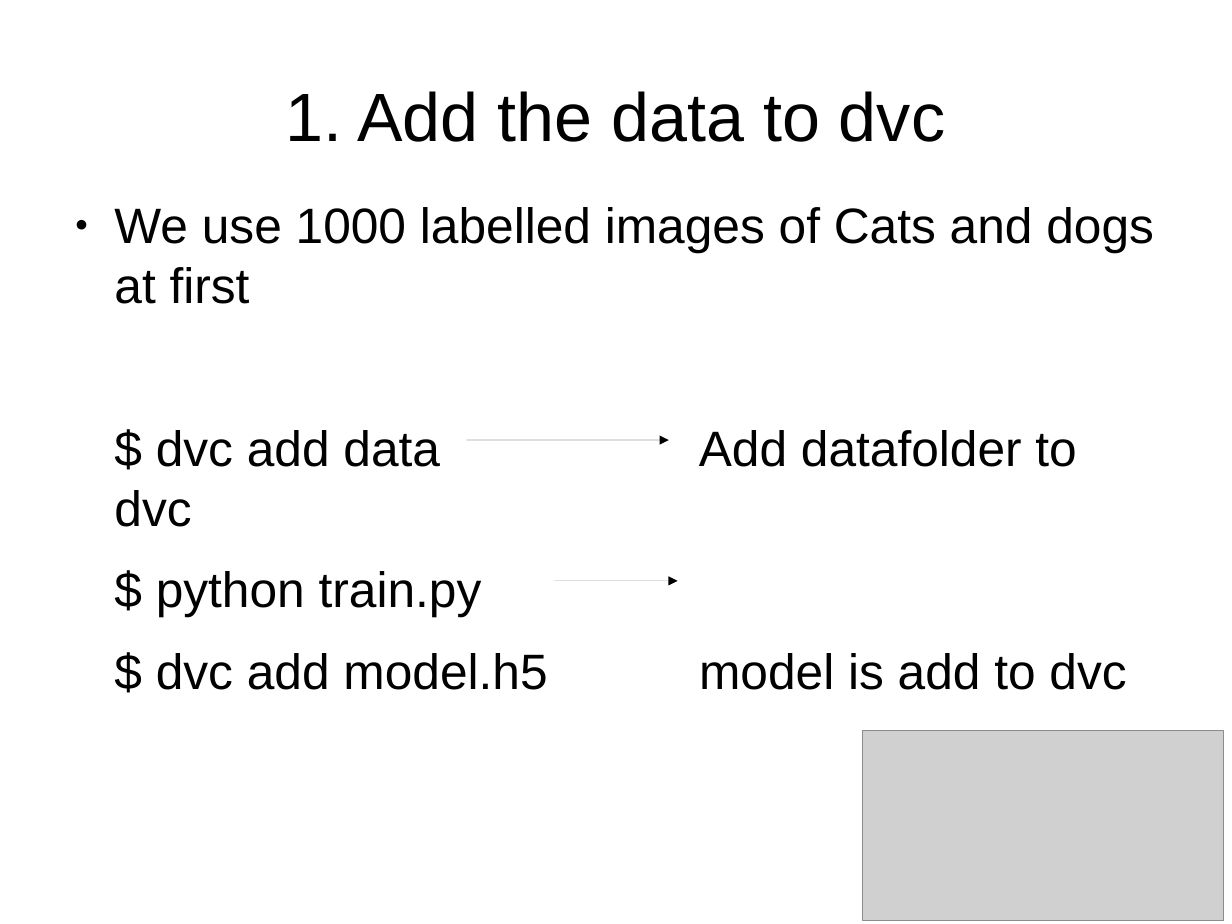
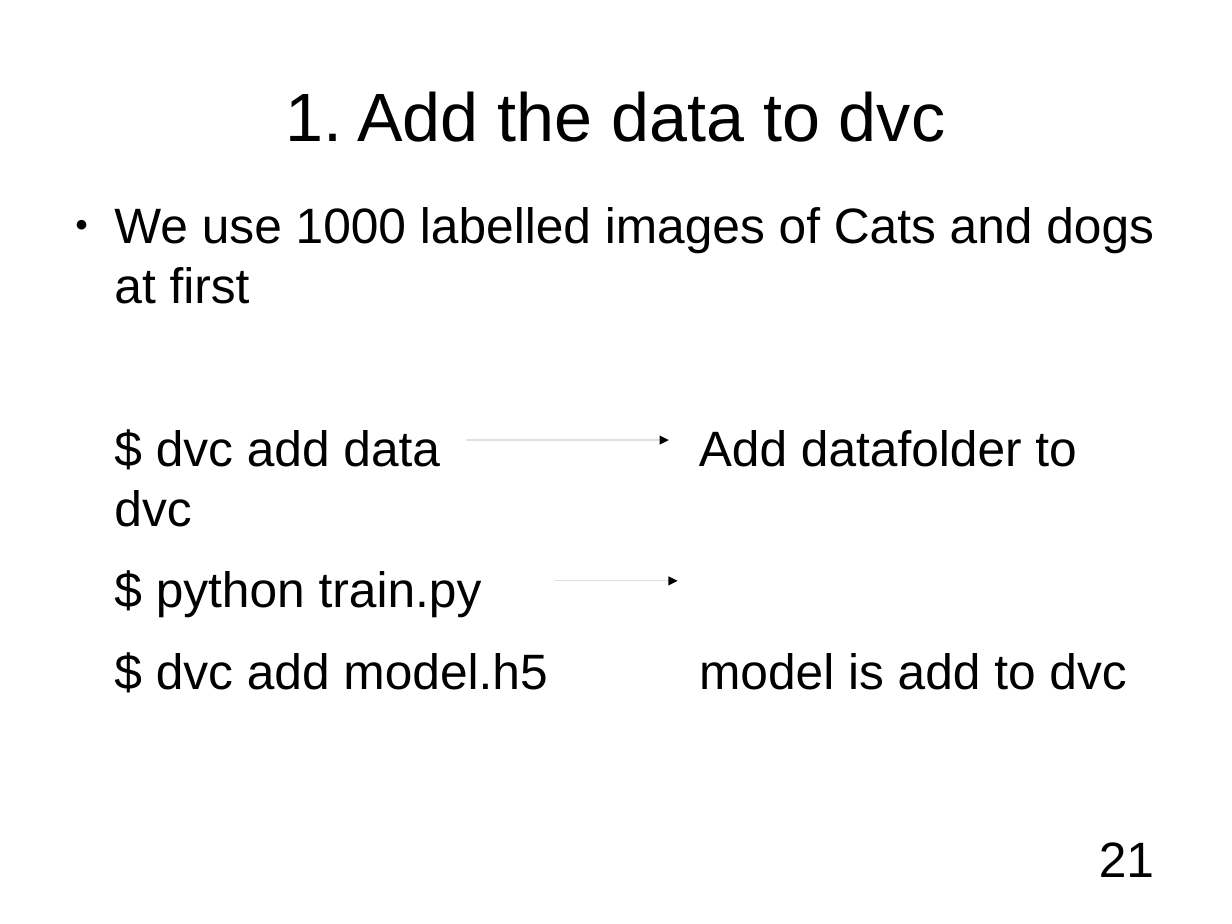
Before and after one commit to kurianbenoy/Talks, a slide deck: slide 21 of Pycon India/Talks.odp. Drawn at 1232x924 pixels with LibreOffice and Linux fonts; fonts in the diff are those of the drawing; grey boxes stand for pictures; background and template pictures are left out. Boxes give left, top, right and bottom in pixels: in the first picture for what was removed or moved away, otherwise in the second. Text is boxed around its words. In the diff, an @@ line names an element or a change of style, - is before the commit and + after.

```diff
--- a/Pycon India/Talks.odp
+++ b/Pycon India/Talks.odp
@@ picture removed at box(863, 731, 1224, 921) @@
@@ text added at box(1099, 842, 1154, 877), 32 pt, text #000000 @@
+21
```
Also in this commit, not shown: 34 other slides changed, 1 slide added, 1 slide removed, 7 other files.
